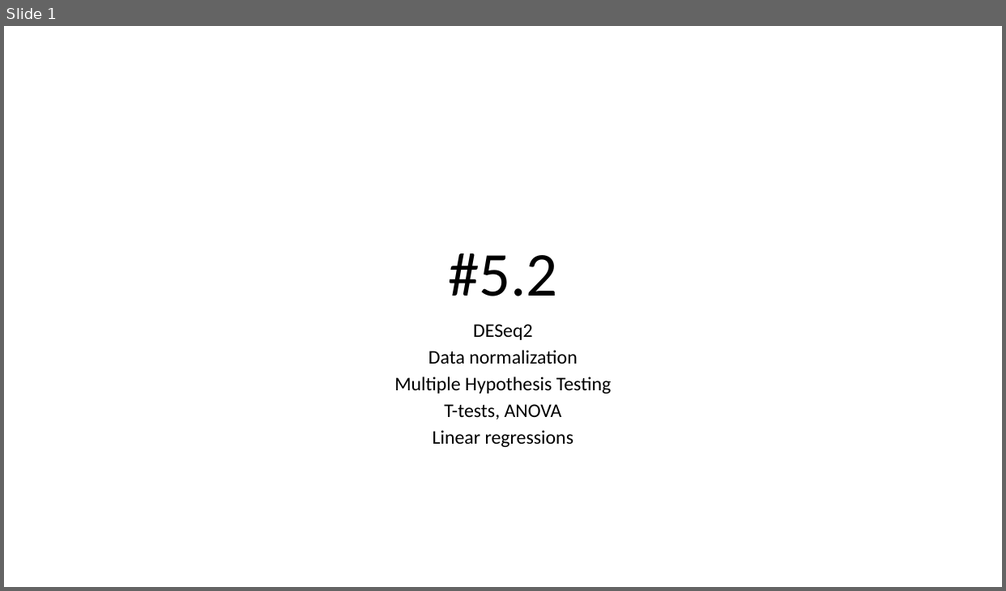
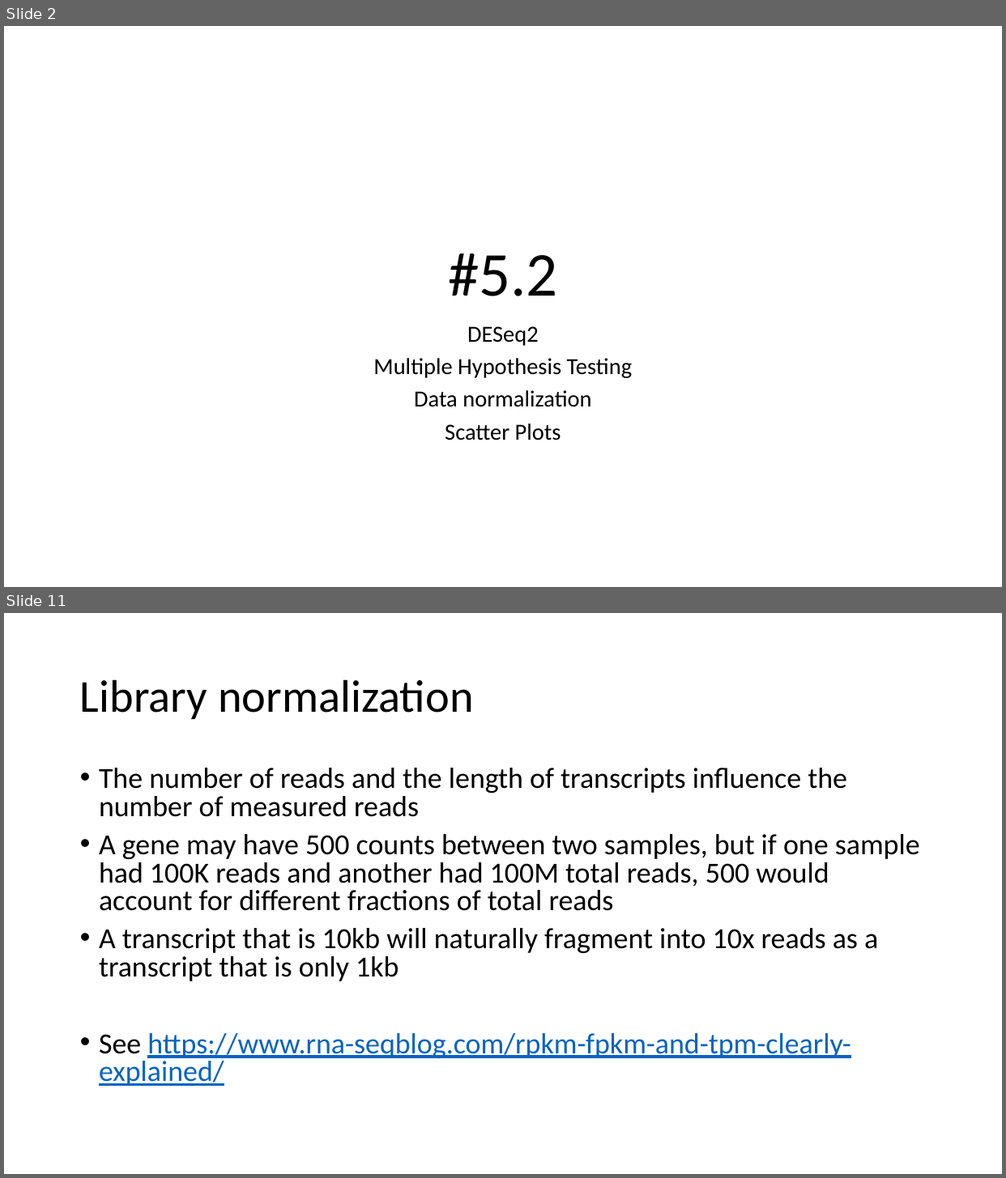
Before and after one commit to j-berg/bioinformatics-bootcamp, a slide deck: class_5_2/class_5_2.pptx. Shown one above the other, each under a label of ours: slide 1 before the commit, slides 2 and 11 after it; the slides between them are not shown. The pictures are 1006x591 and 1006x1178 pixels, drawn with LibreOffice and Linux fonts; fonts in the diff are those of the drawing. Boxes give left, top, right and bottom in pixels: in the first picture for what was removed or moved away, otherwise in the second. Text is boxed around its words. In the diff, an @@ line names an element or a change of style, - is before the commit and + after.

```diff
--- a/class_5_2/class_5_2.pptx
+++ b/class_5_2/class_5_2.pptx
@@ slide 11 added at (4, 613, 1002, 1174), background #FFFFFF @@
@@ title added at (80, 679, 474, 719), 44 pt, text #000000 @@
+Library normalization
@@ text added at (99, 768, 920, 1086), 28 pt, text #000000 @@
+• The number of reads and the length of transcripts influence the number of measured reads
+• A gene may have 500 counts between two samples, but if one sample had 100K reads and another had 100M total reads, 500 would account for different fractions of total reads
+• A transcript that is 10kb will naturally fragment into 10x reads as a transcript that is only 1kb
+• See https://www.rna-seqblog.com/rpkm-fpkm-and-tpm-clearly-explained/
@@ what was slide 1 is now slide 2 @@
@@ slide 2 changed as well @@
@@ subtitle at (414, 327, 591, 408): size 18.6 to 22.2 pt in "DESeq2", "Data normalization"; line spacing 0.7 to 0.8 @@
@@ subtitle at (373, 358, 633, 378): paragraph added @@
+Multiple Hypothesis Testing
@@ subtitle at (445, 424, 561, 441): text changed; size 18.6 to 22.2 pt @@
-Multiple Hypothesis Testing
-T-tests, ANOVA
-Linear regressions
+Scatter Plots
```
Also in this commit, not shown: 12 other slides added, 7 other files.
